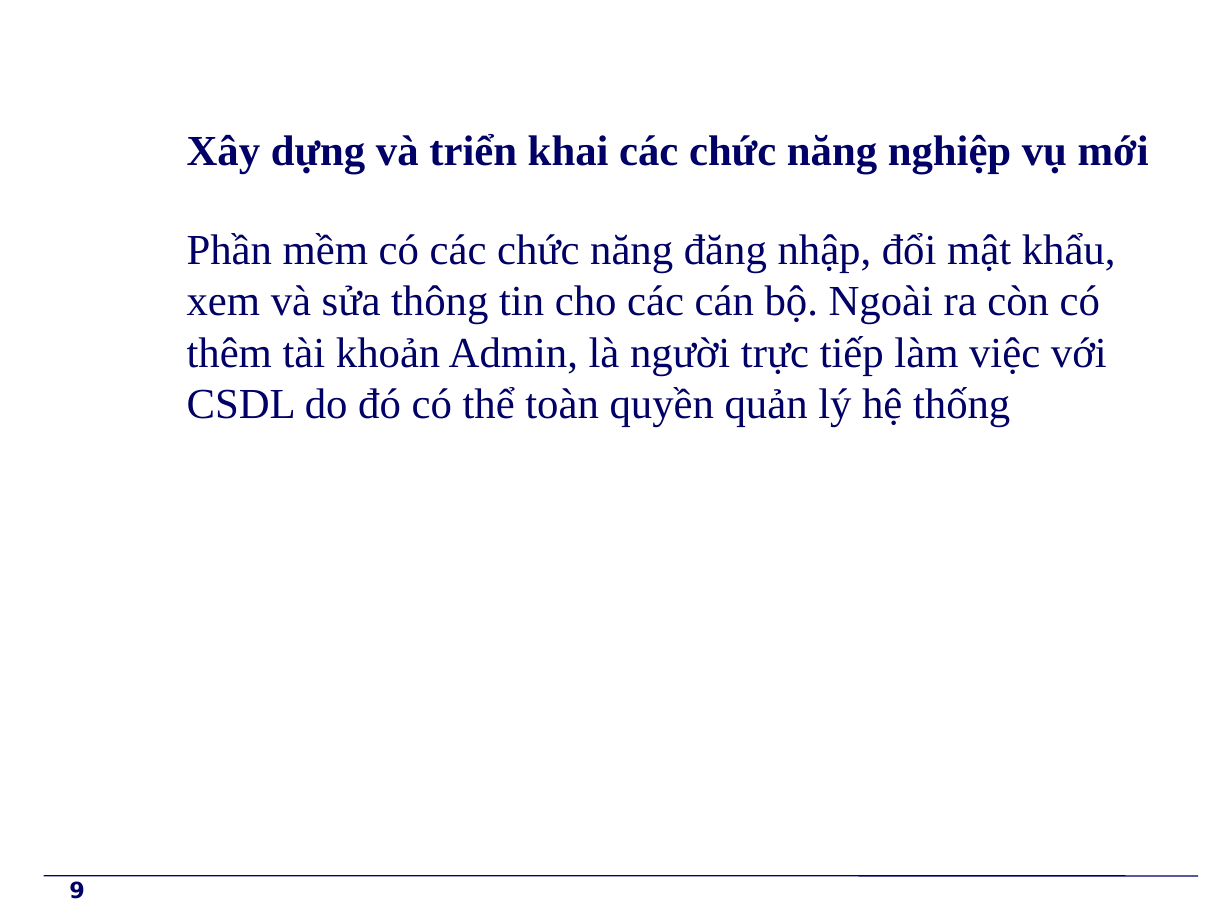
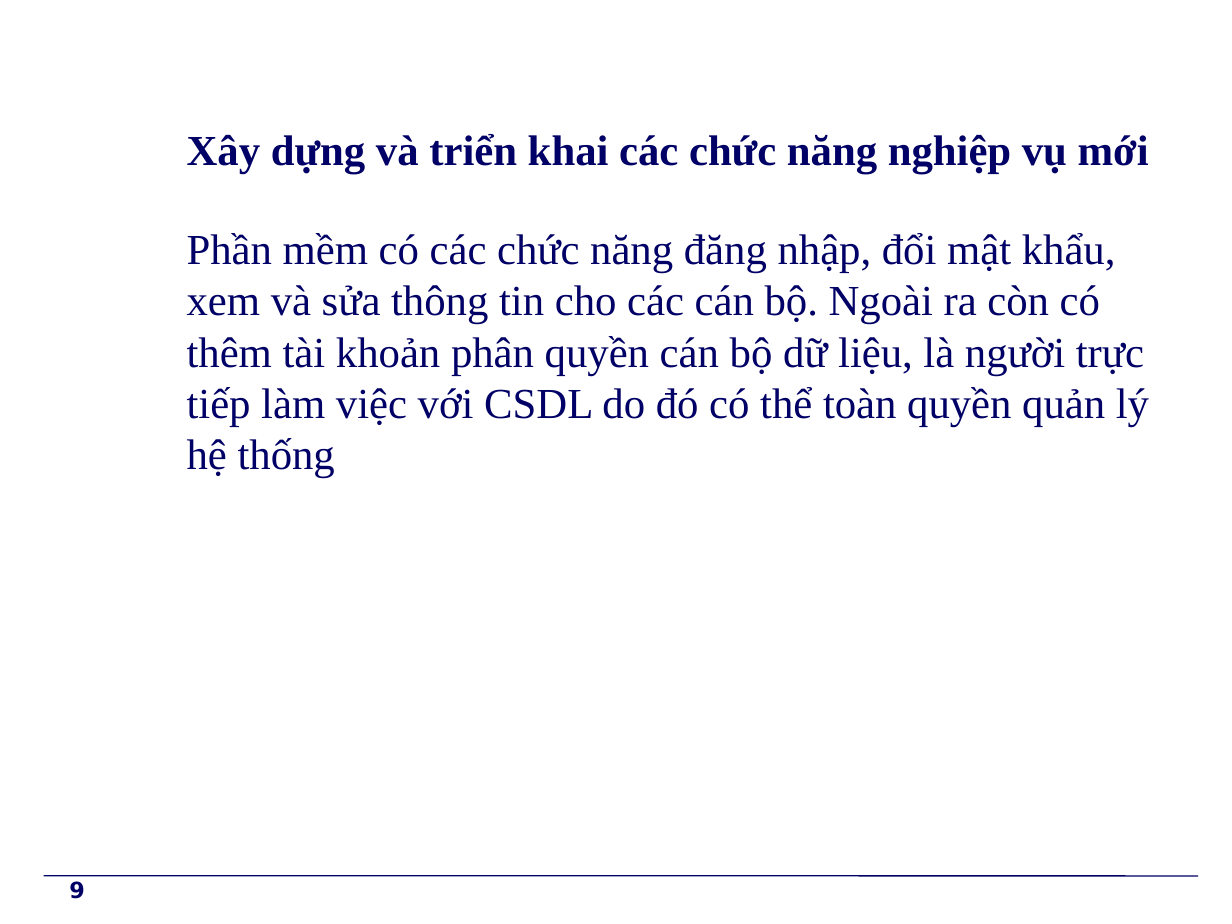
Before and after one commit to bdtren/SE100.J11_DTTV_QLHoKhau, a slide deck: slide 9 of Thu Muc Bao Cao/Báo Cáo Đề Tài.pptx. Drawn at 1232x924 pixels with LibreOffice and Linux fonts; fonts in the diff are those of the drawing; background and template pictures are left out. Boxes give left, top, right and bottom in pixels: in the first picture for what was removed or moved away, otherwise in the second. Text is boxed around its words. In the diff, an @@ line names an element or a change of style, - is before the commit and + after.

Commit message:
Cập nhật một số thông tin báo cáo, giao diện

```diff
--- a/Thu Muc Bao Cao/Báo Cáo Đề Tài.pptx
+++ b/Thu Muc Bao Cao/Báo Cáo Đề Tài.pptx
@@ text at [187, 233, 1149, 478]: text changed @@
-Phần mềm có các chức năng đăng nhập, đổi mật khẩu, xem và sửa thông tin cho các cán bộ. Ngoài ra còn có thêm tài khoản Admin, là người trực tiếp làm việc với CSDL do đó có thể toàn quyền quản lý hệ thống
+Phần mềm có các chức năng đăng nhập, đổi mật khẩu, xem và sửa thông tin cho các cán bộ. Ngoài ra còn có thêm tài khoản phân quyền cán bộ dữ liệu, là người trực tiếp làm việc với CSDL do đó có thể toàn quyền quản lý hệ thống
```
Also in this commit, not shown: 2 other slides changed, 26 other files.
